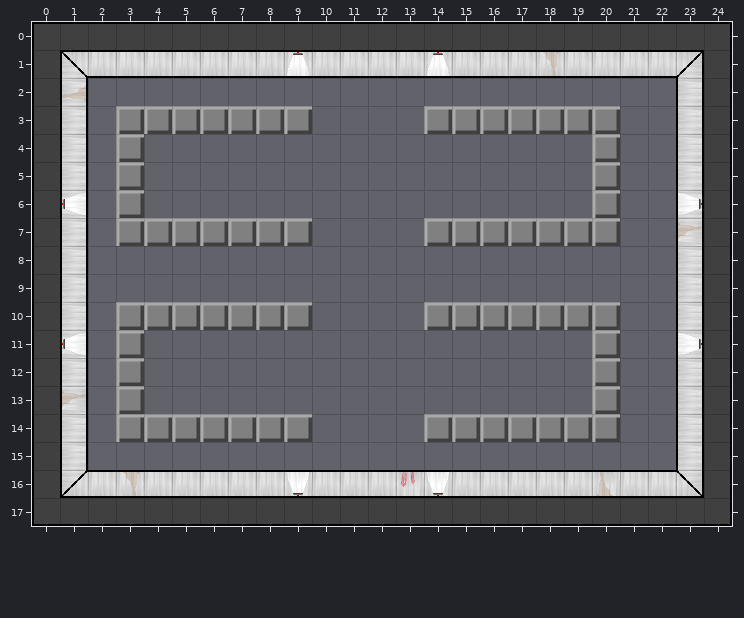
Level history. Tiled map: src/level/Darren_Room3.tmx. The picture above is the old version.
Cells are 32x32 px. Shown: x 0..24, y 0..17.
And afterwards:
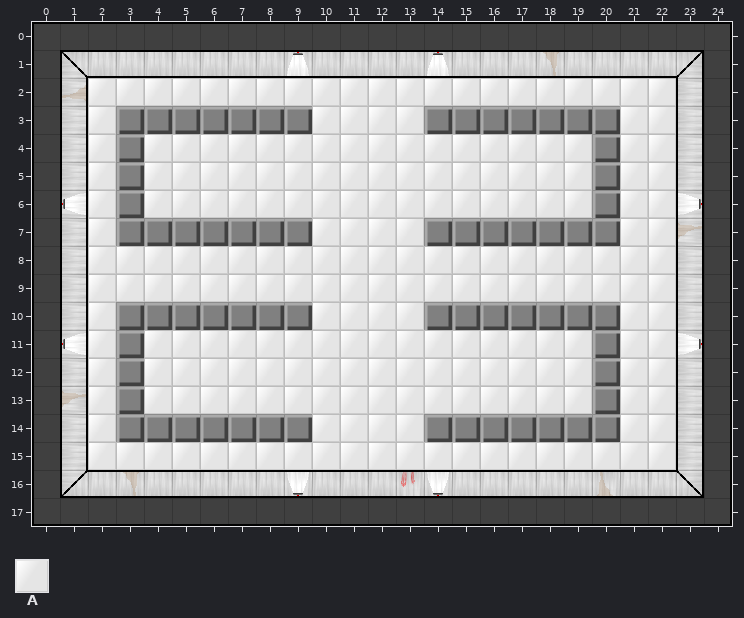
Key: from "room_tileset": A 36.
_ is an empty cell.
Tiles of an added or newly shown layer are drawn over the layers below it.
Difference:
Layer "Tile Layer 2" (added):
Tile A now appears in row 2 at x 2 to 22; in row 3 at x 2, 10 to 13 and 21 to 22; in rows 4 to 6 at x 2, 4 to 19 and 21 to 22; in row 7 at x 2, 10 to 13 and 21 to 22; in rows 8 to 9 at x 2 to 22; in row 10 at x 2, 10 to 13 and 21 to 22.
Tile A now appears in rows 11 to 13 at x 2, 4 to 19 and 21 to 22; in row 14 at x 2, 10 to 13 and 21 to 22; in row 15 at x 2 to 22.
Pixel boxes of the changes (left, top, right, bottom) in both pictures:
added: (88, 78, 676, 470)
